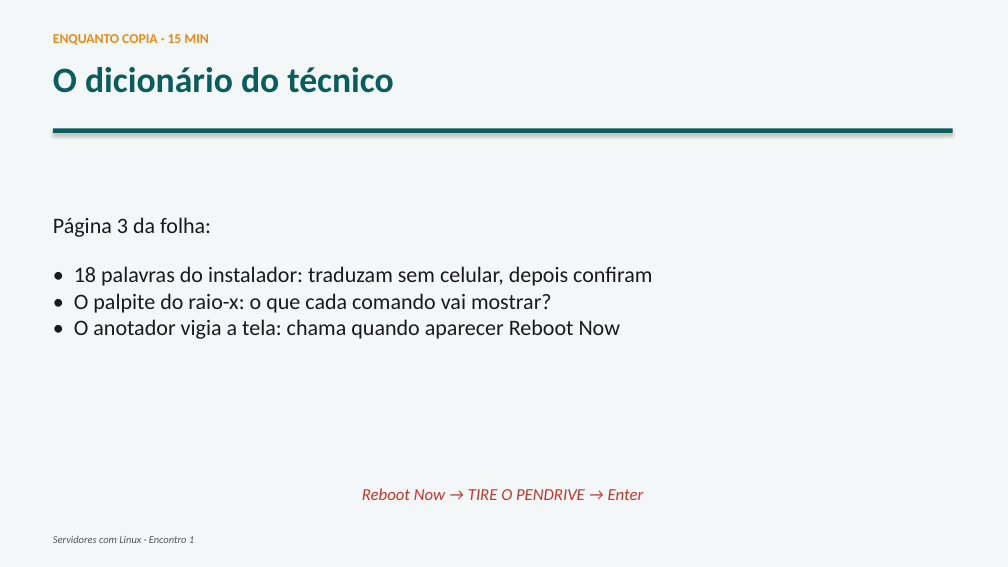
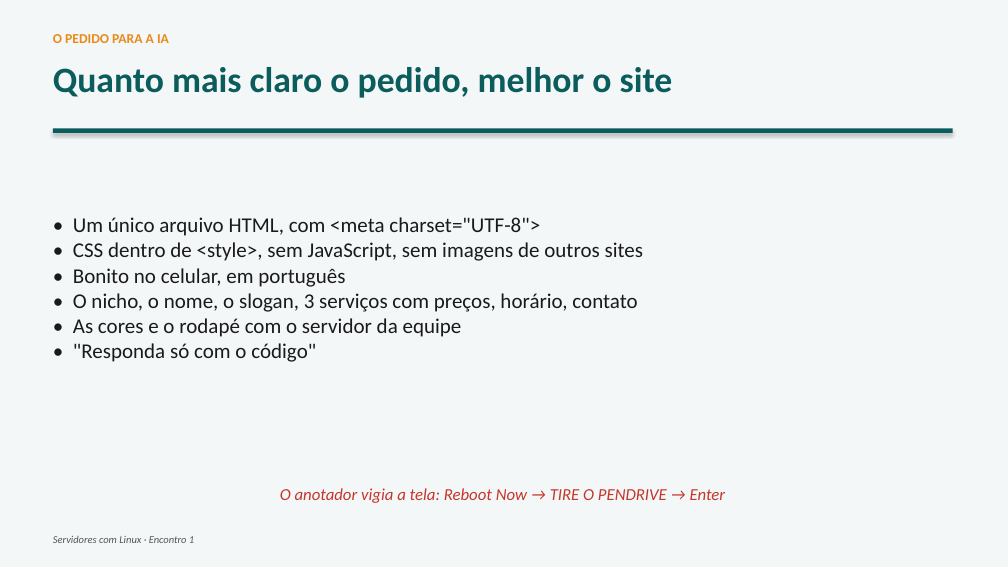
Before and after one commit to joninedel-prog/gerador_contratos, a slide deck: slide 26 of Aula - Servidores 1 - Instalando o Ubuntu e o primeiro site.pptx (slide 25 before the commit). Drawn at 1008x567 pixels with LibreOffice and Linux fonts; fonts in the diff are those of the drawing. Boxes give left, top, right and bottom in pixels: in the first picture for what was removed or moved away, otherwise in the second. Text is boxed around its words. In the diff, an @@ line names an element or a change of style, - is before the commit and + after.

```diff
--- a/Aula - Servidores 1 - Instalando o Ubuntu e o primeiro site.pptx
+++ b/Aula - Servidores 1 - Instalando o Ubuntu e o primeiro site.pptx
@@ text at (x1=53, y1=34, x2=169, y2=43): text changed @@
-ENQUANTO COPIA · 15 MIN
+O PEDIDO PARA A IA
@@ text at (x1=53, y1=67, x2=673, y2=98): text changed @@
-O dicionário do técnico
+Quanto mais claro o pedido, melhor o site
@@ text at (x1=73, y1=217, x2=644, y2=362): text changed; size 21 to 20 pt @@
-Página 3 da folha:
-• 18 palavras do instalador: traduzam sem celular, depois confiram
-• O palpite do raio-x: o que cada comando vai mostrar?
-• O anotador vigia a tela: chama quando aparecer Reboot Now
+• Um único arquivo HTML, com <meta charset="UTF-8">
+• CSS dentro de <style>, sem JavaScript, sem imagens de outros sites
+• Bonito no celular, em português
+• O nicho, o nome, o slogan, 3 serviços com preços, horário, contato
+• As cores e o rodapé com o servidor da equipe
+• "Responda só com o código"
@@ text at (x1=280, y1=488, x2=726, y2=503): text changed @@
-Reboot Now → TIRE O PENDRIVE → Enter
+O anotador vigia a tela: Reboot Now → TIRE O PENDRIVE → Enter
```
Also in this commit, not shown: 4 other slides changed, 4 slides added, 4 other files.
